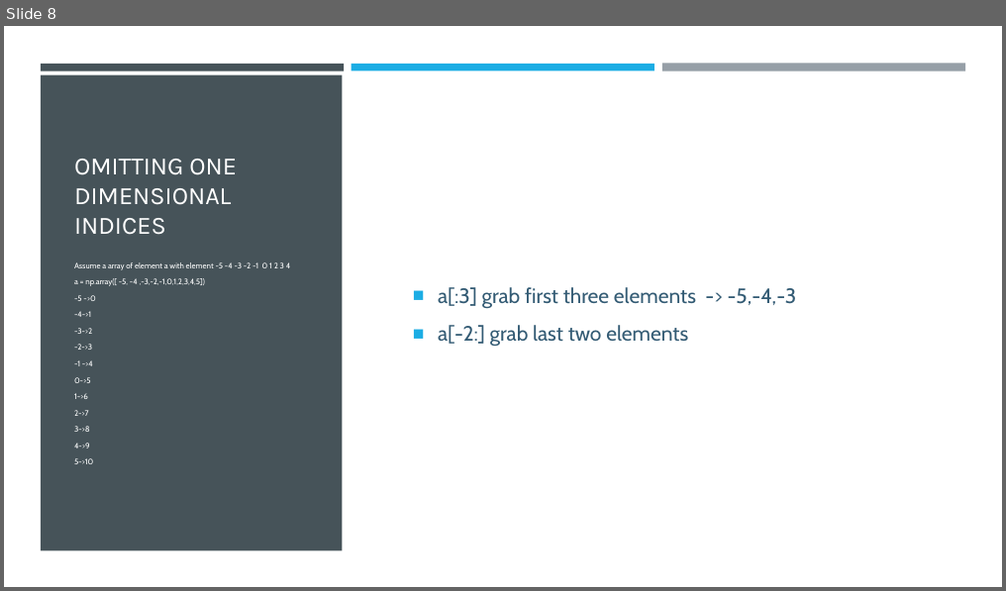
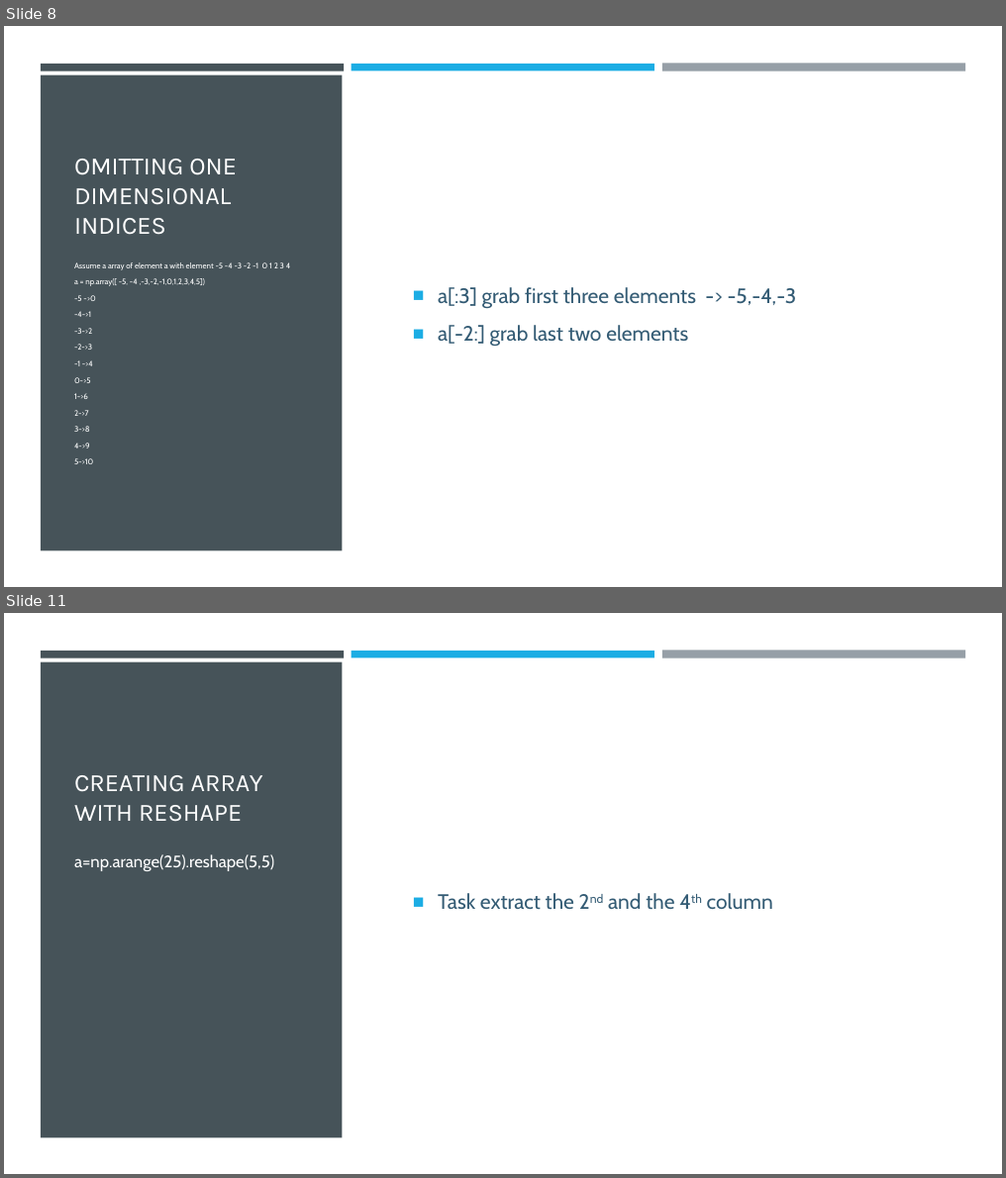
Before and after one commit to LuyangYin1/Python-for-everyone, a slide deck: Class-4/Numpy and Pandas.pptx. Shown one above the other, each under a label of ours: slide 8 before the commit, slides 8 and 11 after it; the slides between them are not shown. The pictures are 1006x591 and 1006x1178 pixels, drawn with LibreOffice and Linux fonts; fonts in the diff are those of the drawing. Boxes give left, top, right and bottom in pixels: in the first picture for what was removed or moved away, otherwise in the second. Text is boxed around its words. In the diff, an @@ line names an element or a change of style, - is before the commit and + after.

```diff
--- a/Class-4/Numpy and Pandas.pptx
+++ b/Class-4/Numpy and Pandas.pptx
@@ slide 11 added at bbox=[4, 613, 1002, 1174], background #FFFFFF; not listed: 4 template elements that a slide beside it also shows @@
@@ title added at bbox=[74, 775, 263, 822], 24 pt, text #FFFFFF @@
+CREATING ARRAY WITH RESHAPE
@@ text added at bbox=[74, 855, 274, 871], 16 pt, text #FFFFFF @@
+a=np.arange(25).reshape(5,5)
@@ text added at bbox=[438, 893, 773, 910], 20 pt, text #335B74 @@
+■ Task extract the 2nd and the 4th column
```
Also in this commit, not shown: 1 slide changed, 2 other slides added, 3 other files.
